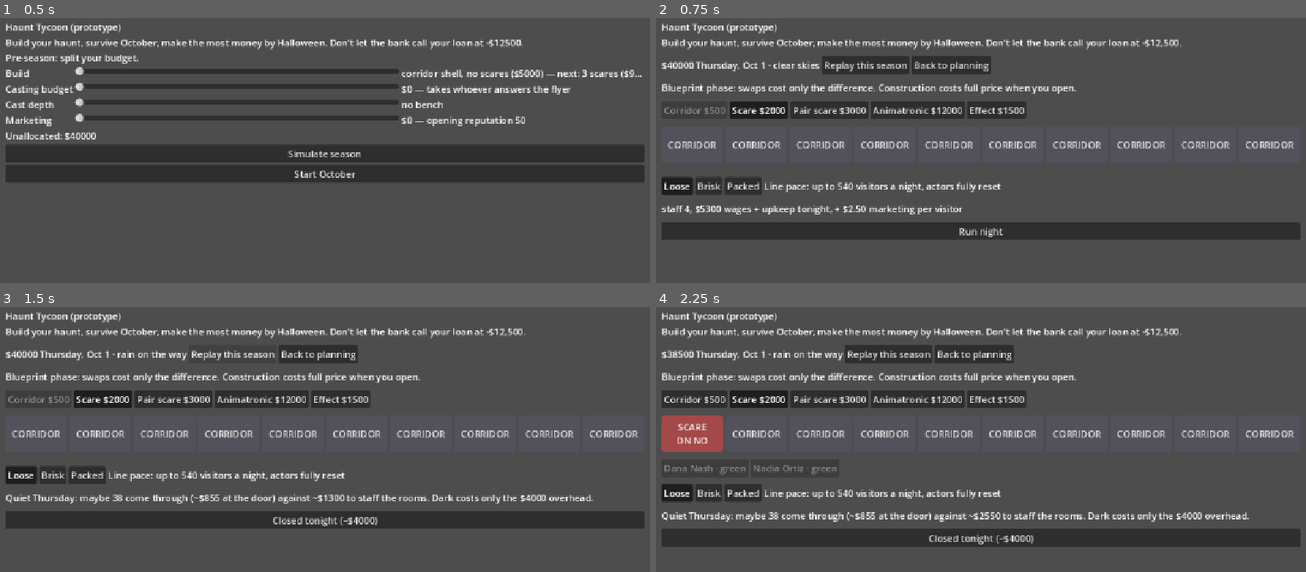
Above: before the commit, frames 1-4 (two rows, left to right).
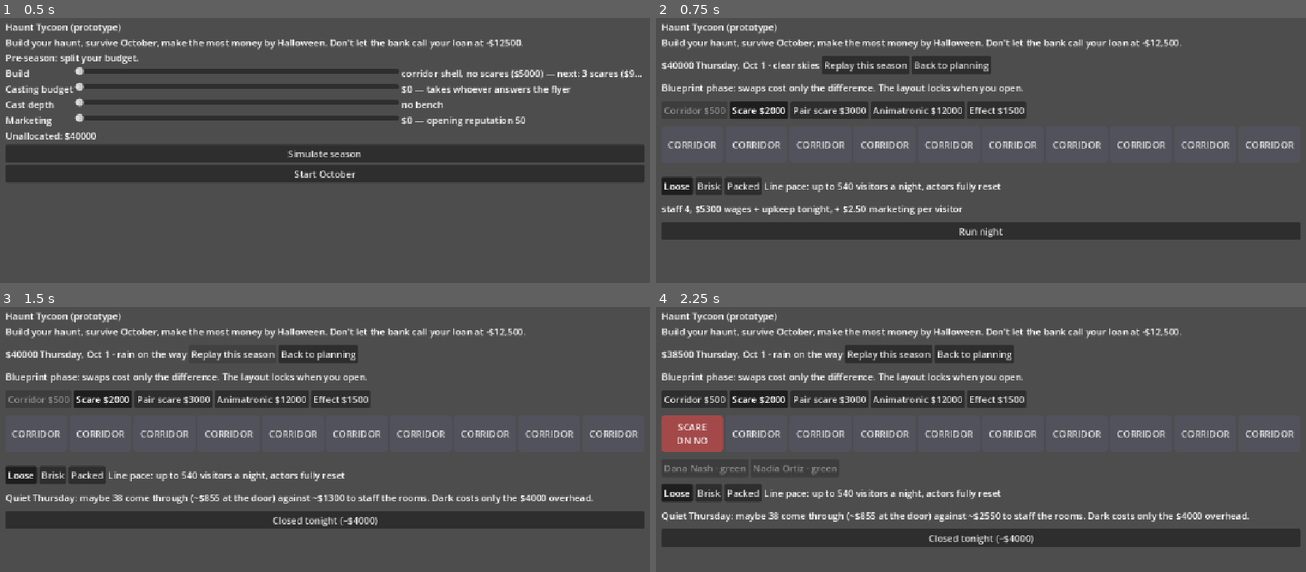
Above: after the commit, the same moments.

Repository: ajtran303/haunt-tycoon
Game: Godot game, scene res://game/pivot.tscn
The game is run twice, just before and just after one commit, with the same random seed, the same clock (stepped at 60 frames per second) and the same inputs.
Inputs:
- Up to frame 1 (0.5 s): no input
- Up to frame 2 (0.75 s): click "Start October" at 0.5 s
- Up to frame 3 (1.5 s): click "Replay this season" at 1.25 s
- Up to frame 4 (2.25 s): click "CORRIDOR" at 2 s

Frame 1 is identical in both runs. In frame 2, 0.5% of the frame differs, in the area x 34-65%, y 24-29%; in frame 3, 0.5%; in frame 4, 0.5%.

Commit message:
adjust re-staffing

Diff:
--- a/game/main.gd
+++ b/game/main.gd
@@ -78,6 +78,19 @@
 var pending_policy := Casting.NEVER
 
 const SKILL_WORDS := [[4.0, "green"], [7.0, "solid"], [9.0, "strong"], [999.0, "headliner"]]
+
+const CONSEQUENCES := {
+	"bench": ["They were on call; the board holds.", "They were on call; the board holds."],
+	"pair_smaller": [
+		"The scene plays on, easier to see coming.",
+		"%s scenes play on, easier to see coming.",
+	],
+	"pair_dark": ["The scene can't run tonight.", "%s scenes can't run tonight."],
+	"scare_empty": ["The room stands empty tonight.", "%s rooms stand empty tonight."],
+	"scare_solo": ["No partner for the rotation; the room can't open.", "%s rooms can't open."],
+}
+
+const COUNT_WORDS := ["", "", "Both", "Three", "Four", "Five"]
 
 var force_open := false
 
@@ -143,22 +156,17 @@
 	%BannerLabel.autowrap_mode = TextServer.AUTOWRAP_WORD_SMART
 	%BannerLabel.size_flags_horizontal = Control.SIZE_EXPAND_FILL
 	var response_group := ButtonGroup.new()
-	for b in [%DarkButton, %BenchButton, %PullButton]:
+	for b in [%DarkButton, %RespondButton]:
 		b.toggle_mode = true
 		b.button_group = response_group
 	%DarkButton.pressed.connect(
 		func():
 			_choose_policy(Casting.NEVER),
 	)
-	%BenchButton.pressed.connect(
+	%RespondButton.pressed.connect(
 		func():
 			_choose_policy(Casting.REASSIGN),
 	)
-	%PullButton.pressed.connect(
-		func():
-			_choose_policy(Casting.REASSIGN),
-	)
-	%PullButton.text = "Consolidate rooms"
 
 
 func _build_roster_strip() -> void:
@@ -237,6 +245,8 @@
 
 
 func _on_slot_pressed(i: int) -> void:
+	if night > 1:
+		return
 	if layout[i] == selected_tool:
 		return
 	var cost := place_cost(selected_tool, i)
@@ -245,16 +255,12 @@
 		return
 	cash -= cost
 	layout[i] = selected_tool
-	if night == 1:
-		_rebuild_roster()
+	_rebuild_roster()
 	refresh()
 
 
 func place_cost(type: String, i: int) -> float:
-	var cost: float = Night.BUILD_COST[type]
-	if night == 1:
-		cost -= Night.BUILD_COST[layout[i]] # blueprint phase: swap refunds the old room
-	return cost
+	return Night.BUILD_COST[type] - Night.BUILD_COST[layout[i]]
 
 
 func cheapest_place_cost(type: String) -> float:
@@ -354,6 +360,7 @@
 		int(Night.NIGHT_SECONDS / interval) * Night.GROUP_SIZE,
 		strain,
 	]
+	%ToolBar.visible = night == 1
 	%BlueprintNote.visible = night == 1
 
 	if not %RunButton.disabled and pending_absent.is_empty():
@@ -429,7 +436,7 @@
 		return
 	if night == 2:
 		%NightLog.append_text(
-			"[color=#8d99ae]The doors are open. You can still build any night; new rooms now cost full price, no refunds.[/color]\n"
+			"[color=#8d99ae]The doors are open. The building is set for the season.[/color]\n"
 		)
 	if night == FINAL_WEEK_NIGHT:
 		%NightLog.append_text(
@@ -531,16 +538,17 @@
 	for i in layout.size():
 		var b: Button = %SlotRow.get_child(i)
 		var room: String = board.layout[i]
-		b.add_theme_stylebox_override("normal", slot_style(ROOM_COLORS[room]))
-		b.add_theme_stylebox_override("hover", slot_style(ROOM_COLORS[room].lightened(0.15)))
-		b.add_theme_stylebox_override("pressed", slot_style(ROOM_COLORS[room].darkened(0.15)))
-		if room != layout[i]:
-			b.text = "%s\n%s" % [
-				TOOLS[room].to_upper(),
-				"dark" if room == Rooms.CORRIDOR else "shorthanded",
-			]
-		else:
+		var color: Color = ROOM_COLORS[room]
+		if room == layout[i]:
 			b.text = slot_caption(i, assignment)
+		elif room == Rooms.CORRIDOR:
+			b.text = "%s\ndark" % TOOLS[layout[i]].to_upper()
+		else: # only remaining downgrade: pair scare running as a single
+			color = ROOM_COLORS[Rooms.PAIR_SCARE].lerp(ROOM_COLORS[Rooms.SCARE], 0.5)
+			b.text = "PAIR SCARE\nas single"
+		b.add_theme_stylebox_override("normal", slot_style(color))
+		b.add_theme_stylebox_override("hover", slot_style(color.lightened(0.15)))
+		b.add_theme_stylebox_override("pressed", slot_style(color.darkened(0.15)))
 
 
 func _show_banner() -> void:
@@ -550,35 +558,20 @@
 		for ai in assignment[room_i]:
 			room_of[ai] = room_i
 
-	var by_room := { }
-	var loose := []
+	var groups := { }
 	for i in pending_absent:
-		if room_of.has(i):
-			var r_i: int = room_of[i]
-			if not by_room.has(r_i):
-				by_room[r_i] = []
-			by_room[r_i].append(i)
-		else:
-			loose.append(i)
+		var key := consequence_key(i, room_of, assignment)
+		if not groups.has(key):
+			groups[key] = []
+		groups[key].append(i)
+
 	var lines := []
-	for r_i in by_room:
-		var names := []
-		for i in by_room[r_i]:
-			names.append(roster[i].name)
-		var who: String
-		if names.size() > 1:
-			who = " and ".join(names) + " both called out."
-		else:
-			var a: Dictionary = roster[by_room[r_i][0]]
-			var nth: int = a.observed_callouts + 1
-			who = (
-				"%s called out." % a.name
-				if nth == 1
-				else "%s called out again, %s time this month." % [a.name, ordinal(nth)]
-			)
-		lines.append(who + " " + consequence(by_room[r_i][0], room_of, assignment))
-	for i in loose:
-		lines.append("%s called out. They were on call; the board holds." % roster[i].name)
+	for key in groups:
+		var rooms := { }
+		for i in groups[key]:
+			if room_of.has(i):
+				rooms[room_of[i]] = true
+		lines.append(name_list(groups[key]) + " " + consequence_line(key, rooms.size()))
 
 	%BannerLabel.text = " ".join(lines)
 
@@ -587,10 +580,6 @@
 	for i in range(headcount, roster.size()):
 		if not pending_absent.has(i):
 			bench_free += 1
-	var performer_holes := 0
-	for i in pending_absent:
-		if i < headcount:
-			performer_holes += 1
 
 	var next_up := ""
 	for i in range(headcount, roster.size()):
@@ -598,44 +587,39 @@
 			next_up = roster[i].name
 			break
 
-	%BenchButton.text = "Send in %s" % next_up if next_up != "" else "Send the bench"
-	var half_rooms := 0
-	var bench_left := bench_free
-	var rooms := assignment.keys()
-	rooms.sort()
-	rooms.reverse() # bench fills late rooms first, same as fill_from_bench
-	for room_i in rooms:
-		if layout[room_i] != Rooms.SCARE:
-			continue
-		var present := 0
-		for ai in assignment[room_i]:
-			if ai < roster.size() and not pending_absent.has(ai):
-				present += 1
-		var fill := mini(Night.ACTORS_PER_SCARE - present, bench_left)
-		bench_left -= fill
-		if present + fill == 1:
-			half_rooms += 1
-	%PullButton.disabled = half_rooms < 2
-	%PullButton.tooltip_text = (
-		"Needs two half-staffed rooms to merge into one."
-		if %PullButton.disabled
-		else "Close the earlier hole and move its actor to fill the later one."
-	)
-	%DarkButton.button_pressed = true
-	pending_policy = Casting.NEVER
-
 	var never_board: Dictionary = Casting.resolve(layout, roster, pending_absent, Casting.NEVER)
 	var re_board: Dictionary = Casting.resolve(layout, roster, pending_absent, Casting.REASSIGN)
 	var responds: bool = re_board.layout != never_board.layout \
 			or re_board.ceilings != never_board.ceilings
-	%BenchButton.disabled = bench_free == 0 or not responds
-	%BenchButton.tooltip_text = (
-		"No one on call — cast depth buys a bench in pre-season."
-		if bench_free == 0
-		else "Sending %s in wouldn't reopen anything tonight." % next_up
-		if not responds
-		else "%s steps into the empty spot at full wage." % next_up
-	)
+
+	var reopened := []
+	for i in layout.size():
+		if never_board.layout[i] == Rooms.CORRIDOR and re_board.layout[i] != Rooms.CORRIDOR:
+			reopened.append(i + 1)
+
+	if bench_free > 0:
+		%RespondButton.text = "Send in %s" % next_up
+	elif not reopened.is_empty():
+		%RespondButton.text = "Rework the board"
+	else:
+		%RespondButton.text = "Respond"
+
+	%RespondButton.disabled = not responds
+	if not responds:
+		%RespondButton.tooltip_text = (
+			"No one on call and no rework reopens anything; the hole stands."
+			if bench_free == 0
+			else "Sending %s in wouldn't reopen anything tonight." % next_up
+		)
+	elif bench_free > 0:
+		%RespondButton.tooltip_text = "%s steps into the empty spot at full wage." % next_up
+	else:
+		%RespondButton.tooltip_text = (
+			"Reopens room %d with an actor the board can spare tonight." % reopened[0]
+		)
+
+	%DarkButton.button_pressed = true
+	pending_policy = Casting.NEVER
 
 	var goes_dark := false
 	for i in layout.size():
@@ -763,21 +747,26 @@
 	_build_roster_strip()
 
 
-func consequence(actor_i: int, room_of: Dictionary, assignment: Dictionary) -> String:
+func consequence_key(actor_i: int, room_of: Dictionary, assignment: Dictionary) -> String:
 	if not room_of.has(actor_i):
-		return "They were on call; the board holds."
+		return "bench"
 	var room_i: int = room_of[actor_i]
 	var present := 0
 	for ai in assignment[room_i]:
 		if ai < roster.size() and not pending_absent.has(ai):
 			present += 1
 	if layout[room_i] == Rooms.PAIR_SCARE:
-		if present >= Night.ACTORS_PER_SCARE:
-			return "The scene plays on, smaller."
-		return "The scene can't run."
-	if present == 0:
-		return "Both actors out; the room stands empty."
-	return "No partner to run the rotation, so the room can't open."
+		return "pair_smaller" if present >= Night.ACTORS_PER_SCARE else "pair_dark"
+	return "scare_empty" if present == 0 else "scare_solo"
+
+
+func consequence_line(key: String, room_count: int) -> String:
+	var forms: Array = CONSEQUENCES[key]
+	if room_count <= 1:
+		return forms[0]
+	return forms[1] % (
+		COUNT_WORDS[room_count] if room_count < COUNT_WORDS.size() else str(room_count)
+	)
 
 
 func slot_caption(i: int, assignment: Dictionary) -> String:
@@ -796,3 +785,23 @@
 	if inits.size() == 4:
 		return "%s\n%s %s\n%s %s" % [label, inits[0], inits[1], inits[2], inits[3]]
 	return "%s\n%s" % [label, " ".join(inits)]
+
+
+func name_list(group: Array) -> String:
+	if group.size() == 1:
+		var a: Dictionary = roster[group[0]]
+		var nth: int = a.observed_callouts + 1
+		if nth == 1:
+			return "%s called out." % a.name
+		return "%s called out again, %s time this month." % [a.name, ordinal(nth)]
+	var names := []
+	for i in group:
+		names.append(name_tag(roster[i]))
+	if names.size() == 2:
+		return "%s and %s both called out." % [names[0], names[1]]
+	return "%s, and %s all called out." % [", ".join(names.slice(0, names.size() - 1)), names[-1]]
+
+
+func name_tag(a: Dictionary) -> String:
+	var nth: int = a.observed_callouts + 1
+	return a.name if nth == 1 else "%s (%s time)" % [a.name, ordinal(nth)]
--- a/game/main.tscn
+++ b/game/main.tscn
@@ -62,7 +62,7 @@
 [node name="BlueprintNote" type="Label" parent="MarginContainer/VBoxContainer" unique_id=924075738]
 unique_name_in_owner = true
 layout_mode = 2
-text = "Blueprint phase: swaps cost only the difference. Construction costs full price when you open."
+text = "Blueprint phase: swaps cost only the difference. The layout locks when you open."
 
 [node name="ToolBar" type="HBoxContainer" parent="MarginContainer/VBoxContainer" unique_id=1289261478]
 unique_name_in_owner = true
@@ -103,12 +103,7 @@
 unique_name_in_owner = true
 layout_mode = 2
 
-[node name="BenchButton" type="Button" parent="MarginContainer/VBoxContainer/CalloutBanner/HFlowContainer" unique_id=592902413]
-unique_name_in_owner = true
-layout_mode = 2
-toggle_mode = true
-
-[node name="PullButton" type="Button" parent="MarginContainer/VBoxContainer/CalloutBanner/HFlowContainer" unique_id=1124511871]
+[node name="RespondButton" type="Button" parent="MarginContainer/VBoxContainer/CalloutBanner/HFlowContainer" unique_id=592902413]
 unique_name_in_owner = true
 layout_mode = 2
 toggle_mode = true
--- a/sim/casting.gd
+++ b/sim/casting.gd
@@ -62,6 +62,7 @@
 
 	if policy == REASSIGN:
 		fill_from_bench(layout, present, roster, headcount, absent)
+		harvest_surplus(layout, present)
 		consolidate(layout, present)
 
 	return downgrade(layout, roster, present)
@@ -123,3 +124,20 @@
 			sum += roster[a].skill
 		ceilings[i] = sum / here.size()
 	return { layout = tonight, ceilings = ceilings }
+
+
+static func harvest_surplus(layout: Array, present: Dictionary) -> void:
+	var donors: Array = []
+	for room_i in present:
+		if layout[room_i] == Rooms.PAIR_SCARE and present[room_i].size() == 3:
+			donors.append(room_i)
+	donors.sort()
+	var holes := present.keys()
+	holes.sort()
+	holes.reverse() # latest hole first, same priority as fill_from_bench
+	for room_i in holes:
+		if donors.is_empty():
+			break
+		if present[room_i].size() != 1:
+			continue
+		present[room_i].append(present[donors.pop_front()].pop_back())
--- a/tests/test_roster.gd
+++ b/tests/test_roster.gd
@@ -2,6 +2,7 @@
 
 const Allocation = preload("res://sim/allocation.gd")
 const Casting = preload("res://sim/casting.gd")
+const Rooms = preload("res://sim/rooms.gd")
 
 const BALANCED := { build = 11_000.0, quality = 6_000.0, depth = 5_000.0, marketing = 4_000.0 }
 # redundancy pair: identical spend except the build rung, no bench
@@ -19,8 +20,26 @@
 func _initialize() -> void:
 	response_matters()
 	redundancy_absorbs()
+	surplus_harvested()
 	print("PASS: roster invariants hold" if failed == 0 else "FAIL: %d broken" % failed)
 	quit(1 if failed > 0 else 0)
+
+
+func surplus_harvested() -> void:
+	var layout := [Rooms.PAIR_SCARE, Rooms.SCARE]
+	var roster: Array[Dictionary] = []
+	for s in [5.0, 5.0, 5.0, 5.0, 5.0, 5.0]:
+		roster.append({ skill = s })
+	var never := Casting.resolve(layout, roster, [0, 2], Casting.NEVER)
+	var re := Casting.resolve(layout, roster, [0, 2], Casting.REASSIGN)
+	check(
+		never.layout == [Rooms.SCARE, Rooms.CORRIDOR],
+		"NEVER board wrong: pair should downgrade, scare should go dark, got %s" % [never.layout],
+	)
+	check(
+		re.layout == [Rooms.SCARE, Rooms.SCARE],
+		"surplus not harvested: pair room's spare should reopen the scare, got %s" % [re.layout],
+	)
 
 
 func response_matters() -> void:
